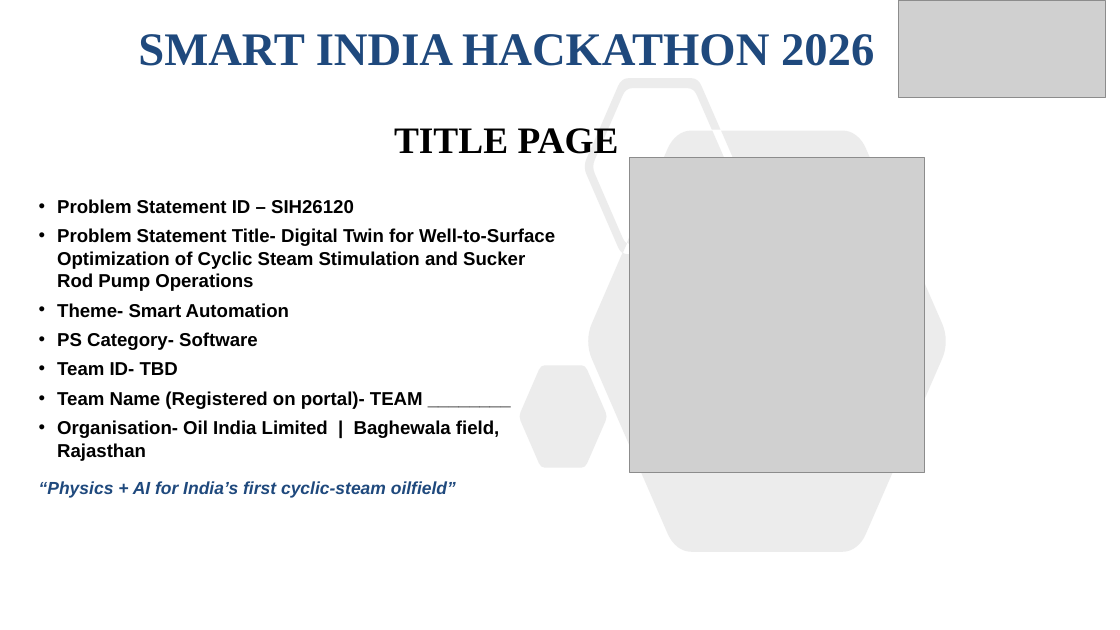
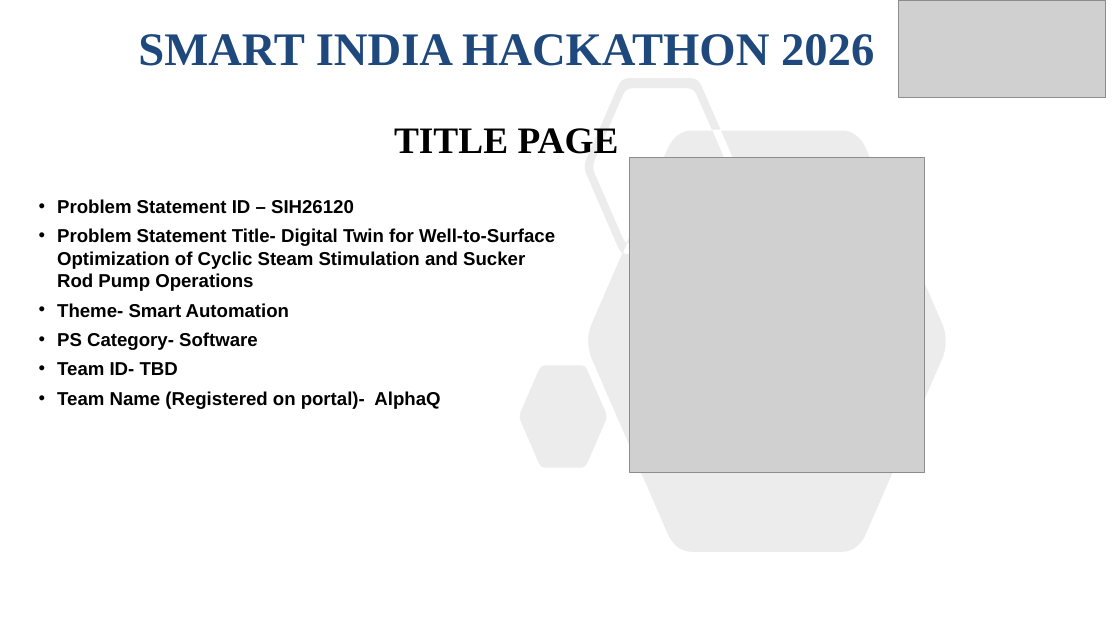
Before and after one commit to grv-io/sih2026-baghewala-digital-twin, a slide deck: slide 1 of ppt/final/SIH26120_Idea_Presentation_STRICT.pptx. Drawn at 1120x630 pixels with LibreOffice and Linux fonts; fonts in the diff are those of the drawing; grey boxes stand for pictures. Boxes give left, top, right and bottom in pixels: in the first picture for what was removed or moved away, otherwise in the second. Text is boxed around its words. In the diff, an @@ line names an element or a change of style, - is before the commit and + after.

```diff
--- a/ppt/final/SIH26120_Idea_Presentation_STRICT.pptx
+++ b/ppt/final/SIH26120_Idea_Presentation_STRICT.pptx
@@ text at <box>57,391,440,409</box>: text changed @@
-• Team Name (Registered on portal)- TEAM ________
-• Organisation- Oil India Limited | Baghewala field, Rajasthan
-“Physics + AI for India’s first cyclic-steam oilfield”
+• Team Name (Registered on portal)- AlphaQ
```
Also in this commit, not shown: 5 other slides changed, 9 other files.
